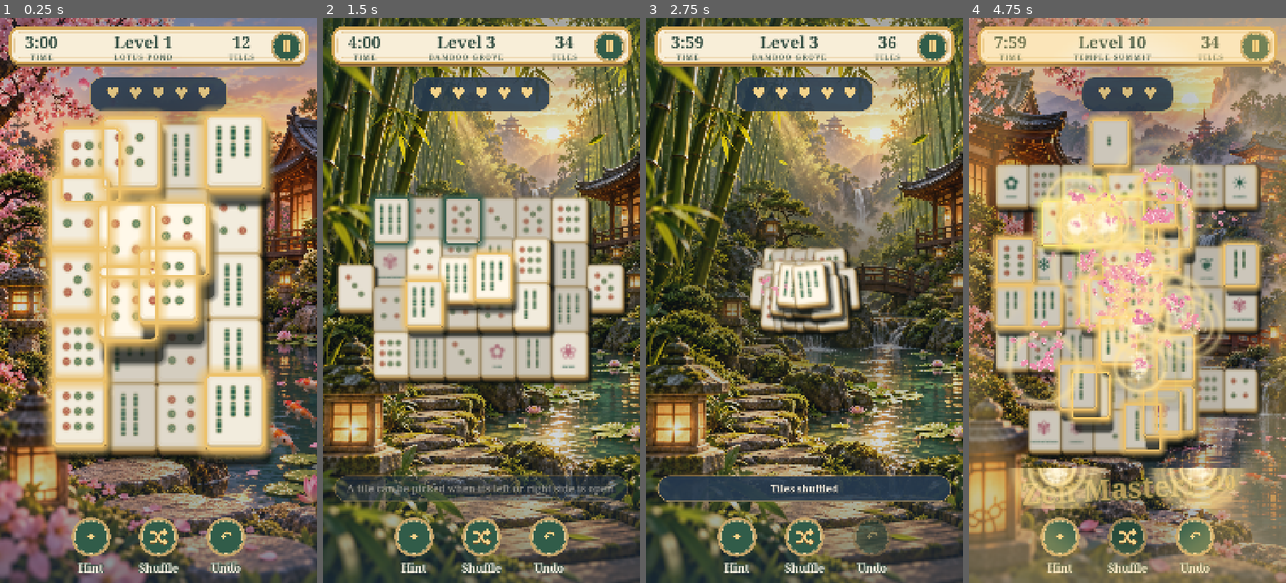
Above: before the commit, frames 1-4 (left to right).
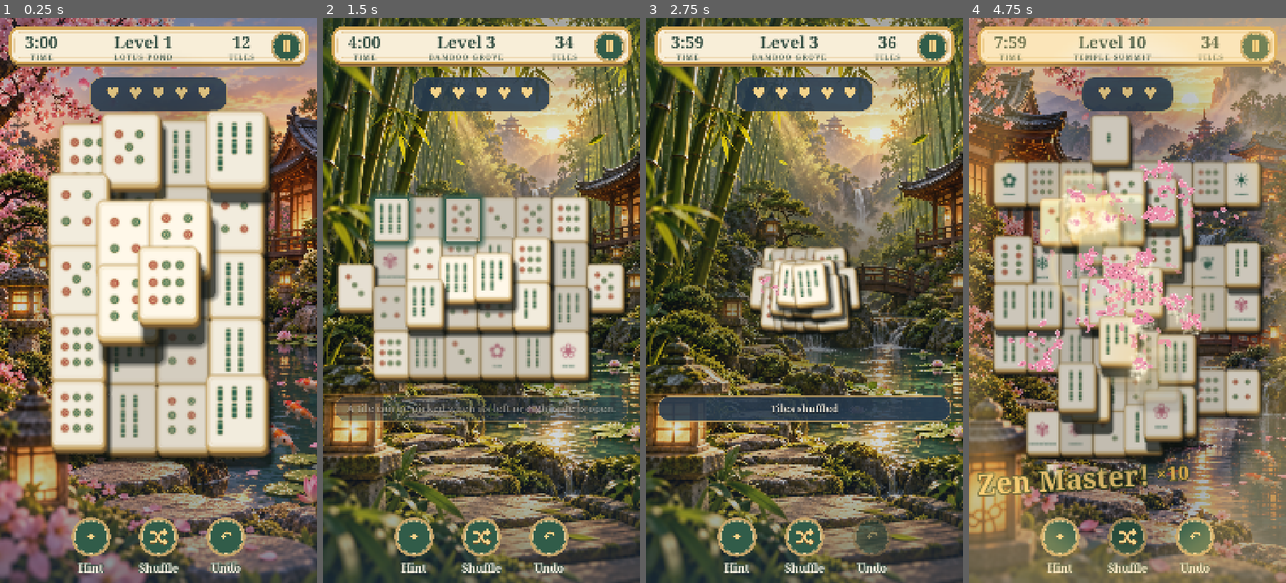
Above: after the commit, the same moments.

Repository: salmanabdallah89/zen-mahjong-journey
Game: Godot game, scene res://tests/integration/playthrough_test.tscn
The game is run twice, just before and just after one commit, with the same random seed, the same clock (stepped at 60 frames per second) and the same inputs. This scene is started directly instead of the project's main scene.
Inputs (mouse positions are in pixels of both pictures, inside the frame that each line leads up to):
- Up to frame 1 (0.25 s): no input
- Up to frame 2 (1.5 s): click (548, 537) at 0.5 s; click (548, 537) at 1.25 s
- Up to frame 3 (2.75 s): click (737, 537) at 2 s
- Up to frame 4 (4.75 s): click (1127, 537) at 2.75 s; click (1060, 537) at 3.5 s; click (1127, 537) at 4.25 s

The runs differ from the first frame. In frame 1, 23% of the frame differs, in the area x 12-87%, y 15-80%; in frame 2, 7.5%; in frame 3, 8.6%; in frame 4, 28%, in the area x 2-94%, y 16-87%.

Commit message:
P4 step 1: board and message lane centred together; calmer effects
- BoardView fits the tiles and the message lane (its footer) as one
  block: the lane sits 24 px under the tiles and spare height goes above
  and below, not between (removes the empty band on tall phones).
- Tall board areas allow tiles up to 210 px; height fit 98 % so tiles
  are never smaller than before.
- At most 2 board rings at once; gliding tiles drop their gold outline;
  compact lane glints that never reach the lane edge.
- Praise holds longer from Great! up and swaps quickly between tiers.
- docs/P4_UI_UX_PROPOSAL.md (proposal + step 1 results).
- Tests: layout gap, centring and no-shrink on four shapes; ring cap;
  compact lane glints; no outline while gliding.

Co-Authored-By: Claude Opus 5.5 <noreply@anthropic.com>

Diff:
--- a/scenes/screens/game_screen.tscn
+++ b/scenes/screens/game_screen.tscn
@@ -175,13 +175,15 @@
 mouse_filter = 2
 script = ExtResource("4_board")
 
-[node name="FeedbackLane" type="Control" parent="SafeArea/Layout"]
+[node name="FeedbackLane" type="Control" parent="SafeArea/Layout/Board"]
 unique_name_in_owner = true
 custom_minimum_size = Vector2(0, 140)
-layout_mode = 2
-mouse_filter = 2
-
-[node name="Toast" type="PanelContainer" parent="SafeArea/Layout/FeedbackLane"]
+layout_mode = 0
+offset_right = 1080.0
+offset_bottom = 140.0
+mouse_filter = 2
+
+[node name="Toast" type="PanelContainer" parent="SafeArea/Layout/Board/FeedbackLane"]
 unique_name_in_owner = true
 visible = false
 layout_mode = 1
@@ -195,7 +197,7 @@
 mouse_filter = 2
 theme_type_variation = &"ToastPanel"
 
-[node name="ToastLabel" type="Label" parent="SafeArea/Layout/FeedbackLane/Toast"]
+[node name="ToastLabel" type="Label" parent="SafeArea/Layout/Board/FeedbackLane/Toast"]
 unique_name_in_owner = true
 custom_minimum_size = Vector2(920, 0)
 layout_mode = 2
--- a/scripts/components/board_view.gd
+++ b/scripts/components/board_view.gd
@@ -18,9 +18,15 @@
 ## Largest on-screen width of a tile's top face, in canvas pixels. Keeps small
 ## boards from filling the screen.
 const MAX_FACE_WIDTH := 190.0
+## On tall board areas (height at least TALL_RATIO × width, as on 9:19.5 and
+## longer phones) tiles may grow a little more.
+const MAX_FACE_WIDTH_TALL := 210.0
+const TALL_RATIO := 1.3
+## Gap between the board's bottom edge and the footer (the message lane).
+const FOOTER_GAP := 24.0
 ## Share of the available width / height the board may use.
 const FIT_WIDTH := 0.95
-const FIT_HEIGHT := 0.96
+const FIT_HEIGHT := 0.98
 ## Glide time of a matched pair: short hops are quick, long ones a bit slower.
 const MATCH_TRAVEL_MIN := 0.16
 const MATCH_TRAVEL_MAX := 0.3
@@ -40,6 +46,10 @@
 var _effects: Control
 var _content := Rect2()
 var _shuffle_tween: Tween
+## Optional strip shown right under the tiles (the game's message lane). The
+## board and the footer are fitted and centred together, so on tall screens
+## the spare height goes above and below the pair instead of between them.
+var footer: Control
 
 
 func _ready() -> void:
@@ -267,10 +277,28 @@
 func _fit() -> void:
 	if not _layer or _content.size == Vector2.ZERO or size.x <= 0.0 or size.y <= 0.0:
 		return
-	var fit := minf(size.x * FIT_WIDTH / _content.size.x, size.y * FIT_HEIGHT / _content.size.y)
-	var board_scale := minf(fit, MAX_FACE_WIDTH / _art.face_rect.size.x)
+	var reserve := footer.custom_minimum_size.y + FOOTER_GAP if footer else 0.0
+	var room := Vector2(size.x, maxf(size.y - reserve, 1.0))
+	var fit := minf(room.x * FIT_WIDTH / _content.size.x, room.y * FIT_HEIGHT / _content.size.y)
+	var board_scale := minf(fit, max_face_width() / _art.face_rect.size.x)
 	_layer.scale = Vector2(board_scale, board_scale)
-	_layer.position = (size - _content.size * board_scale) / 2.0 - _content.position * board_scale
+	var board_size := _content.size * board_scale
+	var top := (size.y - board_size.y - reserve) / 2.0
+	_layer.position = Vector2((size.x - board_size.x) / 2.0, top) - _content.position * board_scale
+	if footer:
+		footer.position = Vector2(0.0, top + board_size.y + FOOTER_GAP)
+		footer.size = Vector2(size.x, footer.custom_minimum_size.y)
+
+
+## Size of the tiles' bounding box before scaling (tests, layout checks).
+func content_size() -> Vector2:
+	return _content.size
+
+
+## Largest on-screen tile face width for the current board area.
+func max_face_width() -> float:
+	var reserve := footer.custom_minimum_size.y + FOOTER_GAP if footer else 0.0
+	return MAX_FACE_WIDTH_TALL if size.y - reserve >= size.x * TALL_RATIO else MAX_FACE_WIDTH
 
 
 ## Lower layers first; within a layer top-to-bottom then left-to-right, so
--- a/scripts/components/combo_feedback.gd
+++ b/scripts/components/combo_feedback.gd
@@ -18,8 +18,10 @@
 	[10, "Zen Master!", Color(1.0, 0.86, 0.52), 1.14],
 ]
 const BURST_SCENE := preload("res://scenes/components/match_burst.tscn")
-## Seconds the praise stays fully visible.
+## Seconds the praise stays fully visible: a little longer from "Great!" up,
+## so bigger moments aren't missed in fast play.
 const HOLD := 0.55
+const HOLD_HIGH := 0.75
 
 var _row: HBoxContainer
 var _word: Label
@@ -78,29 +80,33 @@
 	var size_scale: float = entry[3]
 	_word.text = str(entry[1])
 	_count.text = "×%d" % combo
+	# A new tier arriving while praise still shows swaps in quickly instead
+	# of fading in from nothing.
+	var swapping := visible and modulate.a > 0.5
+	var hold := HOLD_HIGH if tier >= 2 else HOLD
 	if _tween:
 		_tween.kill()
 	show()
 	pivot_offset = size / 2.0
 	_row.position.y = 0.0
-	modulate = Color(tint, 0.0)
+	modulate = Color(tint, 1.0 if swapping else 0.0)
 	_tween = create_tween()
 	if Motion.reduced:
 		scale = Vector2.ONE * size_scale
 		_tween.tween_property(self, "modulate:a", 1.0, 0.1)
-		_tween.tween_interval(HOLD)
+		_tween.tween_interval(hold)
 		_tween.tween_property(self, "modulate:a", 0.0, 0.25)
 	else:
 		# Pops in with a small overshoot (a touch of tilt from "Amazing!" up),
 		# holds, then drifts up as it fades.
-		scale = Vector2.ONE * size_scale * 0.6
+		scale = Vector2.ONE * size_scale * (0.9 if swapping else 0.6)
 		rotation = deg_to_rad(-4.0) if tier >= 3 else 0.0
 		_tween.set_parallel()
 		_tween.tween_property(self, "modulate:a", 1.0, 0.1)
 		_tween.tween_property(self, "scale", Vector2.ONE * size_scale * 1.08, 0.16).set_trans(Tween.TRANS_BACK).set_ease(Tween.EASE_OUT)
 		_tween.tween_property(self, "rotation", 0.0, 0.22).set_trans(Tween.TRANS_SINE)
 		_tween.chain().tween_property(self, "scale", Vector2.ONE * size_scale, 0.12).set_trans(Tween.TRANS_SINE)
-		_tween.chain().tween_interval(HOLD)
+		_tween.chain().tween_interval(hold)
 		_tween.chain().tween_property(self, "modulate:a", 0.0, 0.3).set_trans(Tween.TRANS_SINE)
 		_tween.tween_property(_row, "position:y", -14.0, 0.3).set_trans(Tween.TRANS_SINE)
 		if tier >= 4:
@@ -129,8 +135,7 @@
 func _add_glints(with_petals: bool) -> void:
 	for side in [-1.0, 1.0]:
 		var burst: Node2D = BURST_SCENE.instantiate()
-		burst.set("strength", 3)
+		burst.set("compact", true)
 		burst.set("with_petals", with_petals)
-		burst.position = size / 2.0 + Vector2(side * 240.0, 0.0)
-		burst.scale = Vector2(1.1, 1.1)
+		burst.position = size / 2.0 + Vector2(side * 260.0, 0.0)
 		get_parent().add_child(burst)
--- a/scripts/components/match_burst.gd
+++ b/scripts/components/match_burst.gd
@@ -1,3 +1,4 @@
+class_name MatchBurst
 extends Node2D
 ## One-shot effect played where a matched pair meets: a soft golden flash, a
 ## small shockwave, four-point glints and a few drifting sakura petals. Combos
@@ -11,6 +12,8 @@
 const BIG_COMBO := 5
 ## Major combo: a second, later ring and a few more petals (still small).
 const MAJOR_COMBO := 8
+## Rings on screen at once, across all bursts: quick streaks stay calm.
+const MAX_RINGS := 2
 
 ## Matches in a row, counting this one (set before adding to the tree).
 var strength := 1
@@ -18,6 +21,12 @@
 var delay := 0.0
 ## False for small accents (level-complete stars): sparkles only, no petals.
 var with_petals := true
+## Compact accent for the message lane: glints only, no flash or rings, and
+## short enough to stay inside the lane.
+var compact := false
+
+## Rings currently on screen (all bursts).
+static var active_rings := 0
 
 @onready var _flash: Sprite2D = %Flash
 @onready var _petals: CPUParticles2D = %Petals
@@ -28,7 +37,19 @@
 	visible = false
 	_sparkles.texture = _glint_texture()
 	var big := strength >= BIG_COMBO
-	if Motion.reduced:
+	if compact:
+		_sparkles.amount = 10
+		_sparkles.initial_velocity_min = 50.0
+		_sparkles.initial_velocity_max = 110.0
+		_sparkles.emission_sphere_radius = 20.0
+		_petals.amount = 4
+		_petals.initial_velocity_min = 30.0
+		_petals.initial_velocity_max = 70.0
+		_petals.gravity = Vector2(0, 40)
+		_petals.direction = Vector2(1, 0)
+		_petals.spread = 180.0
+		_flash.hide()
+	elif Motion.reduced:
 		_sparkles.amount = 6
 		_petals.amount = 2
 	elif strength >= MAJOR_COMBO:
@@ -50,6 +71,8 @@
 	_petals.emitting = with_petals
 	_sparkles.emitting = true
 	var reach := 1.6 if strength < RING_COMBO else (2.2 if strength < BIG_COMBO else 2.6)
+	if compact:
+		return
 	_flash.scale = Vector2(0.4, 0.4)
 	_flash.modulate.a = 0.9
 	var tween := create_tween().set_parallel()
@@ -67,8 +90,12 @@
 		echo.tween_callback(_add_ring.bind(4.2, 0.6, 0.75))
 
 
-## A thin gold ring that widens to `reach` and fades.
+## A thin gold ring that widens to `reach` and fades. Skipped while
+## MAX_RINGS are already showing.
 func _add_ring(reach: float, alpha: float, seconds: float) -> void:
+	if active_rings >= MAX_RINGS:
+		return
+	active_rings += 1
 	var ring := Sprite2D.new()
 	ring.texture = _ring_texture()
 	ring.scale = Vector2(0.5, 0.5)
@@ -77,6 +104,19 @@
 	var tween := create_tween().set_parallel()
 	tween.tween_property(ring, "scale", Vector2(reach, reach), seconds).set_trans(Tween.TRANS_CUBIC).set_ease(Tween.EASE_OUT)
 	tween.tween_property(ring, "modulate:a", 0.0, seconds).set_trans(Tween.TRANS_SINE)
+	tween.chain().tween_callback(_ring_done.bind(ring))
+	# A burst freed early (the level ends) must still release its ring.
+	ring.tree_exiting.connect(_release_ring.bind(ring), CONNECT_ONE_SHOT)
+
+
+func _ring_done(ring: Sprite2D) -> void:
+	ring.queue_free()
+
+
+func _release_ring(ring: Sprite2D) -> void:
+	if not ring.has_meta("released"):
+		ring.set_meta("released", true)
+		active_rings = maxi(active_rings - 1, 0)
 
 
 static var _ring: GradientTexture2D
--- a/scripts/components/tile_view.gd
+++ b/scripts/components/tile_view.gd
@@ -174,6 +174,9 @@
 	mouse_filter = Control.MOUSE_FILTER_IGNORE
 	_highlight = Highlight.SELECTED
 	_apply_look(false)
+	# No gold outline while gliding: several quick matches would otherwise
+	# stack glows; the contact flash marks the moment instead.
+	_glow.visible = false
 	z_index = FLIGHT_Z
 	_motion_tween = create_tween()
 	if Motion.reduced:
--- a/scripts/screens/game_screen.gd
+++ b/scripts/screens/game_screen.gd
@@ -100,6 +100,7 @@
 	# Praise and messages share the lane below the board; nothing in it ever
 	# reaches over the tiles.
 	_lane.clip_contents = true
+	_board.footer = _lane
 	_praise = ComboFeedback.new()
 	_praise.name = "Praise"
 	_lane.add_child(_praise)
--- a/tests/integration/playthrough_test.gd
+++ b/tests/integration/playthrough_test.gd
@@ -198,8 +198,8 @@
 	for shape in SCREEN_SHAPES:
 		_frame.size = shape
 		await _frames(3)
-		_check(board.face_width_on_screen() <= BoardView.MAX_FACE_WIDTH + 0.5,
-			"%s: level %d tiles capped at %.0f px" % [shape, level_number, BoardView.MAX_FACE_WIDTH])
+		_check(board.face_width_on_screen() <= board.max_face_width() + 0.5 and board.max_face_width() <= BoardView.MAX_FACE_WIDTH_TALL,
+			"%s: level %d tiles capped at %.0f px" % [shape, level_number, board.max_face_width()])
 		var model: BoardModel = screen.get("_model")
 		var tiles_rect := Rect2()
 		for i in model.tile_count():
@@ -671,6 +671,7 @@
 	await _click_tile(screen, pair.x)
 	await _click_tile(screen, pair.y)
 	_check(model.is_removed(pair.x) and model.is_removed(pair.y), "the model removes the pair at once")
+	_check(not (view.get_node("%Glow") as Control).visible, "a gliding tile drops its gold outline")
 	await get_tree().create_timer(0.2).timeout
 	_check(not glides or view.position.distance_to(b_view.position) < gap_before - 1.0,
 		"the matched pair glides toward each other")
@@ -791,13 +792,28 @@
 	var toast: Control = screen.get_node("%Toast")
 	var solution := _expected_deal(level_number).solution
 
-	# The lane sits between the board and the toolbar on every screen shape.
+	# The lane sits right under the tiles on every screen shape; the board
+	# and lane are centred together, and tiles are never smaller than the
+	# old layout (lane fixed above the toolbar) gave them.
 	for shape in SCREEN_SHAPES:
 		_frame.size = shape
 		await _frames(3)
 		var tiles := _tiles_rect(board, model)
-		_check(not tiles.intersects(lane.get_global_rect()), "%s: no tile reaches into the message lane" % shape)
-		_check(lane.get_global_rect().size.y >= 130.0, "%s: the message lane keeps its height" % shape)
+		var lane_rect := lane.get_global_rect()
+		var area := board.get_global_rect()
+		_check(not tiles.intersects(lane_rect), "%s: no tile reaches into the message lane" % shape)
+		_check(lane_rect.size.y >= 130.0, "%s: the message lane keeps its height" % shape)
+		_check(lane_rect.position.y - tiles.end.y <= shape.y * 0.05,
+			"%s: lane follows the tiles (gap %.0f px)" % [shape, lane_rect.position.y - tiles.end.y])
+		var above := tiles.position.y - area.position.y
+		var below := area.end.y - lane_rect.end.y
+		_check(absf(above - below) <= 40.0, "%s: spare height split above and below (%.0f / %.0f)" % [shape, above, below])
+		_check(area.encloses(lane_rect.grow(-1.0)), "%s: the lane stays inside the board area" % shape)
+		var old_scale := minf(minf(area.size.x * 0.95 / board.content_size().x,
+			(area.size.y - 140.0) * 0.96 / board.content_size().y), BoardView.MAX_FACE_WIDTH / board.skin().style.face_rect.size.x)
+		var old_width := old_scale * board.skin().style.face_rect.size.x
+		_check(board.face_width_on_screen() >= old_width - 0.5,
+			"%s: tiles not smaller than before (%.0f vs %.0f px)" % [shape, board.face_width_on_screen(), old_width])
 	_frame.size = SCREEN_SHAPES[0]
 	await _frames(3)
 
@@ -820,12 +836,22 @@
 	await _click_tile(screen, solution[1].x)
 	await _click_tile(screen, solution[1].y)
 	_check(not praise.is_showing(), "praise waits for the pair to touch")
+	var most_rings := 0
 	for k in range(2, 10):
 		await _click_tile(screen, solution[k].x)
 		await _click_tile(screen, solution[k].y)
+		most_rings = maxi(most_rings, MatchBurst.active_rings)
 		# Taps keep working while praise and bursts play.
 		_check(model.is_removed(solution[k].x), "rapid match %d registers at once" % (k + 1))
-	await get_tree().create_timer(1.6).timeout
+	for f in 100:
+		await _frames(1)
+		most_rings = maxi(most_rings, MatchBurst.active_rings)
+		var lane_bursts := lane.get_children().filter(func(c: Node) -> bool: return c is Node2D)
+		for burst: Node in lane_bursts:
+			if not burst.get("compact"):
+				_check(false, "lane glints use the compact style")
+	_check(most_rings <= MatchBurst.MAX_RINGS, "a fast streak never shows more than %d rings (%d)" % [MatchBurst.MAX_RINGS, most_rings])
+	await get_tree().create_timer(0.4).timeout
 	_check(words == PackedStringArray(["Nice!", "Great!", "Amazing!", "Excellent!", "Zen Master!"]),
 		"praise escalates through every tier (%s)" % ", ".join(words))
 	_check(AudioManager.count_played("combo", seq) == 5, "each new tier rings its cue once (%d)" % AudioManager.count_played("combo", seq))
Binary file added: docs/screenshots/p4_step1_before_after.png
Not shown, changed: CLAUDE.md
Not shown, added: docs/P4_UI_UX_PROPOSAL.md
